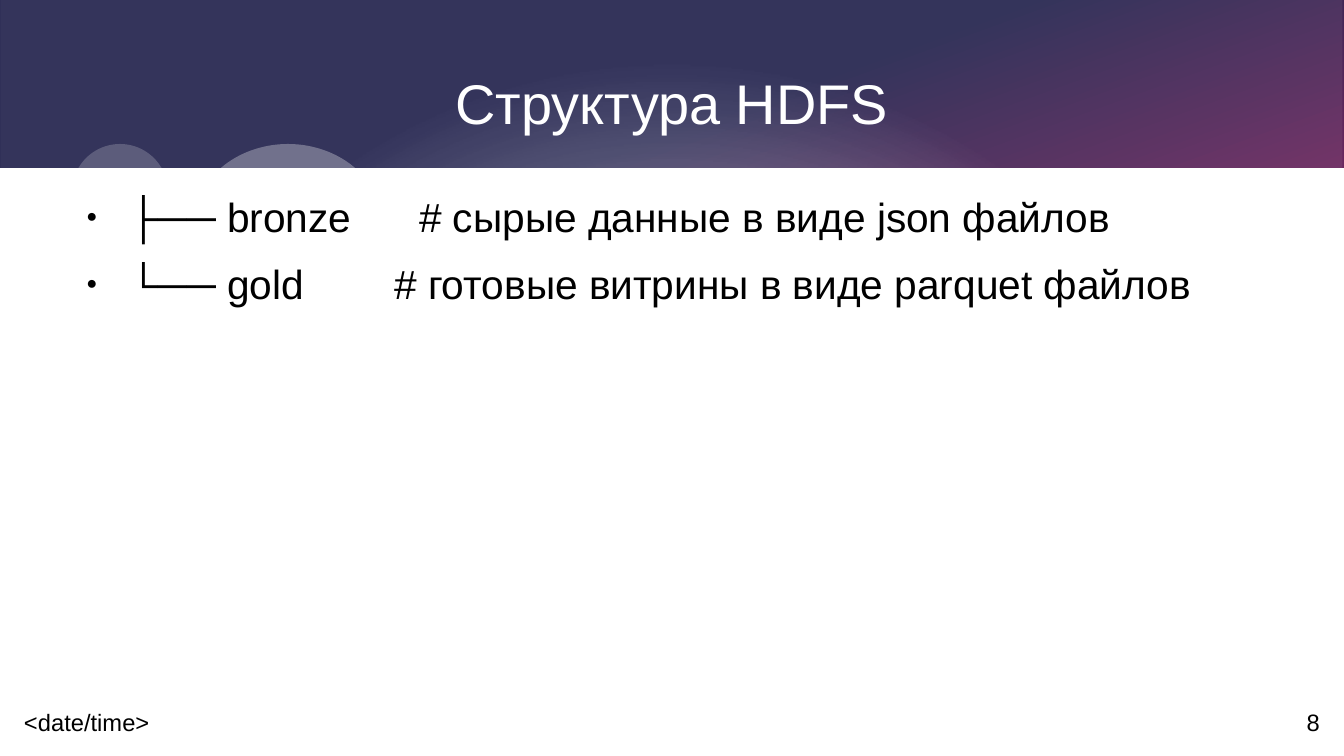
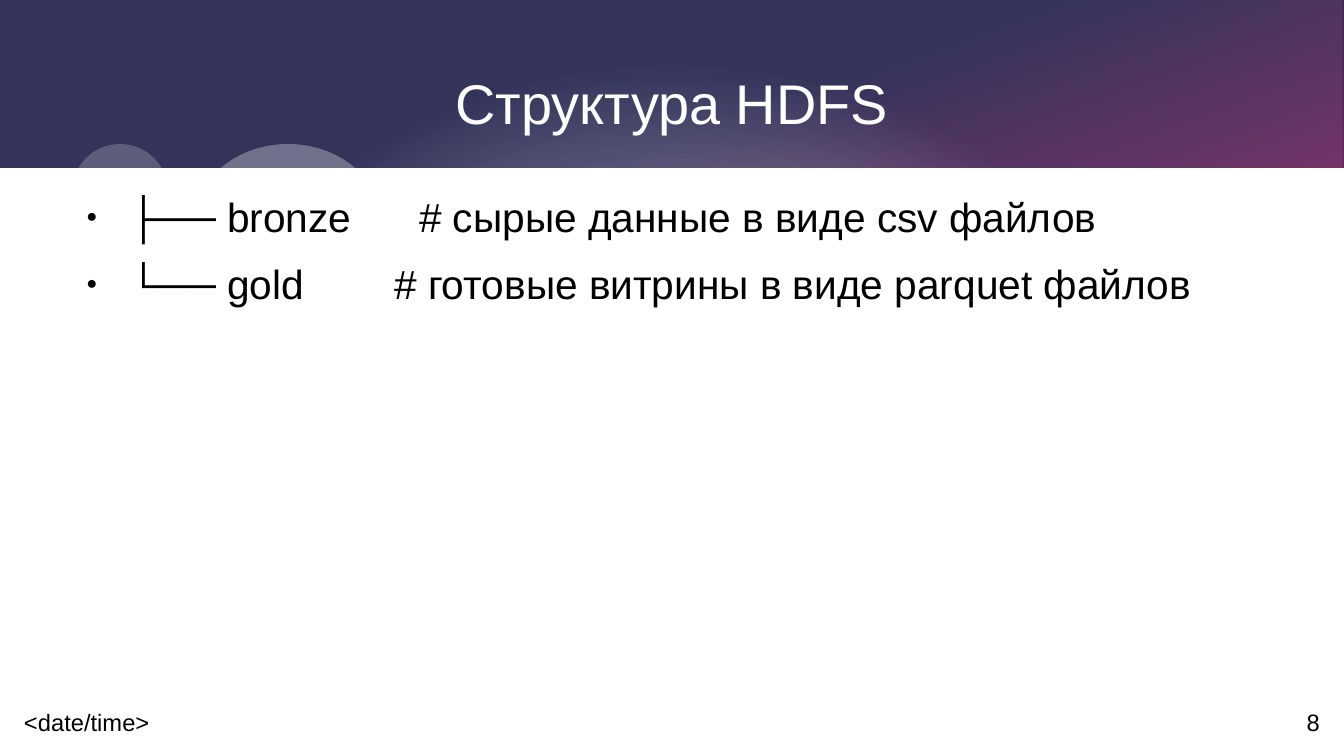
Before and after one commit to data-engineer-course/stocash, a slide deck: slide 8 of docs/presentation.odp. Drawn at 1344x756 pixels with LibreOffice and Linux fonts; fonts in the diff are those of the drawing. Boxes give left, top, right and bottom in pixels: in the first picture for what was removed or moved away, otherwise in the second. Text is boxed around its words. In the diff, an @@ line names an element or a change of style, - is before the commit and + after.

```diff
--- a/docs/presentation.odp
+++ b/docs/presentation.odp
@@ text at [227,201,1096,240]: text changed @@
-● ├── bronze # сырые данные в виде json файлов
+● ├── bronze # сырые данные в виде csv файлов
```
Also in this commit, not shown: 1 other file.
